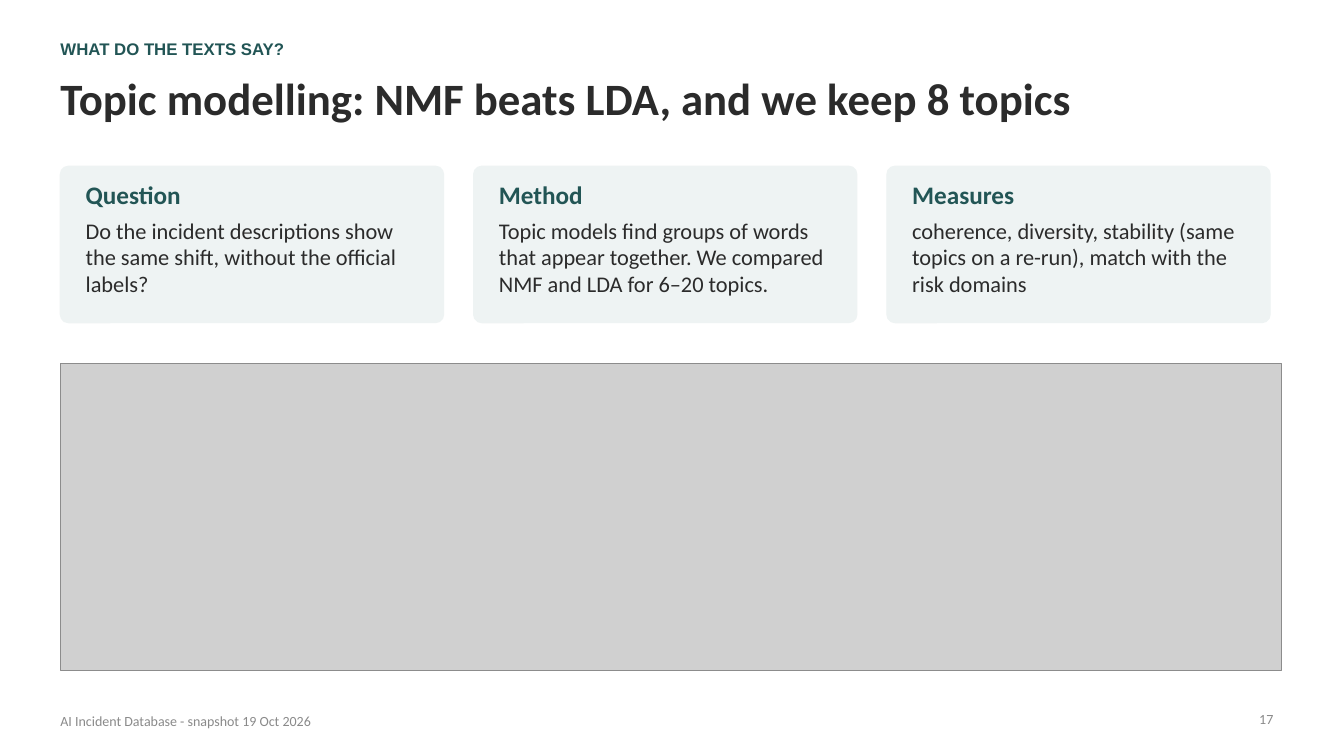
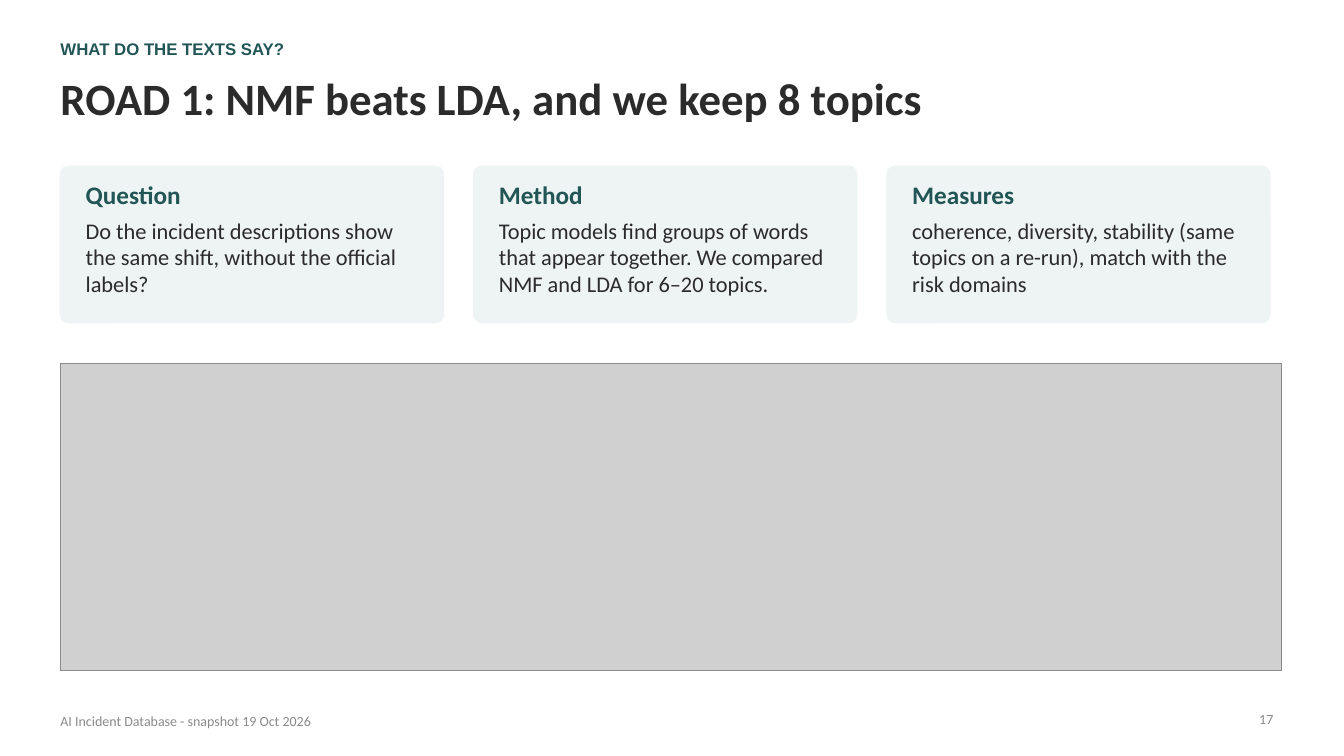
Before and after one commit to nnamyslowska/ai-incidents-analysis, a slide deck: slide 17 of From AI that breaks to AI that is weaponized - AIID.pptx. Drawn at 1344x756 pixels with LibreOffice and Linux fonts; fonts in the diff are those of the drawing; grey boxes stand for pictures. Boxes give left, top, right and bottom in pixels: in the first picture for what was removed or moved away, otherwise in the second. Text is boxed around its words. In the diff, an @@ line names an element or a change of style, - is before the commit and + after.

Commit message:
Added changes to slide titles

```diff
--- a/From AI that breaks to AI that is weaponized - AIID.pptx
+++ b/From AI that breaks to AI that is weaponized - AIID.pptx
@@ title at box(60, 83, 922, 122): text changed @@
-Topic modelling: NMF beats LDA, and we keep 8 topics
+ROAD 1: NMF beats LDA, and we keep 8 topics
```
Also in this commit, not shown: 10 other slides changed, 1 other file.
